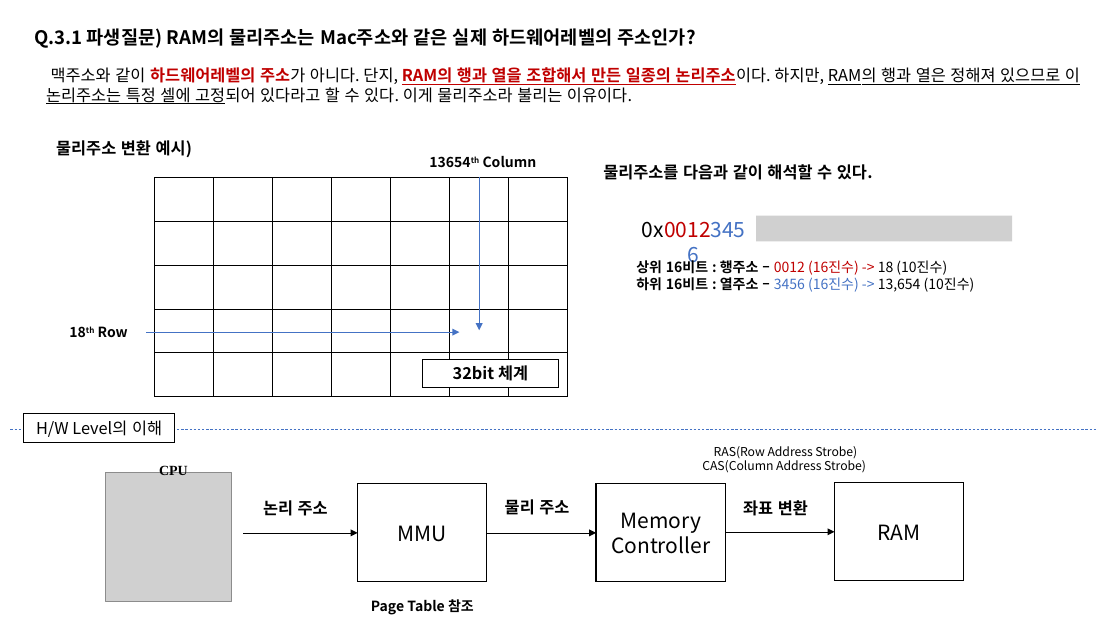
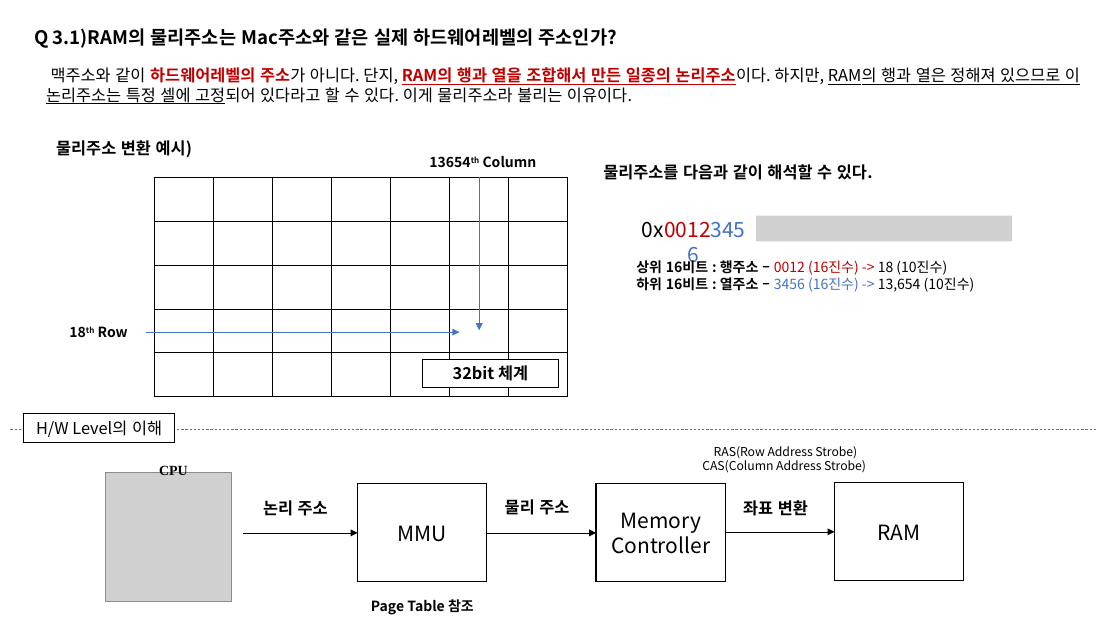
Before and after one commit to taehyuklee/C-CppStudy, a slide deck: slide 7 of CSwithC/CS-explanation.pptx (slide 12 before the commit). Drawn at 1120x630 pixels with LibreOffice and Linux fonts; fonts in the diff are those of the drawing; grey boxes stand for pictures. Boxes give left, top, right and bottom in pixels: in the first picture for what was removed or moved away, otherwise in the second. Text is boxed around its words. In the diff, an @@ line names an element or a change of style, - is before the commit and + after.

```diff
--- a/CSwithC/CS-explanation.pptx
+++ b/CSwithC/CS-explanation.pptx
@@ text at bbox=[34, 28, 617, 48]: text changed @@
-Q.3.1 파생질문) RAM의 물리주소는 Mac주소와 같은 실제 하드웨어레벨의 주소인가?
+Q 3.1)RAM의 물리주소는 Mac주소와 같은 실제 하드웨어레벨의 주소인가?
```
Also in this commit, not shown: 3 other slides changed, 1 slide added, 2 slides removed.
